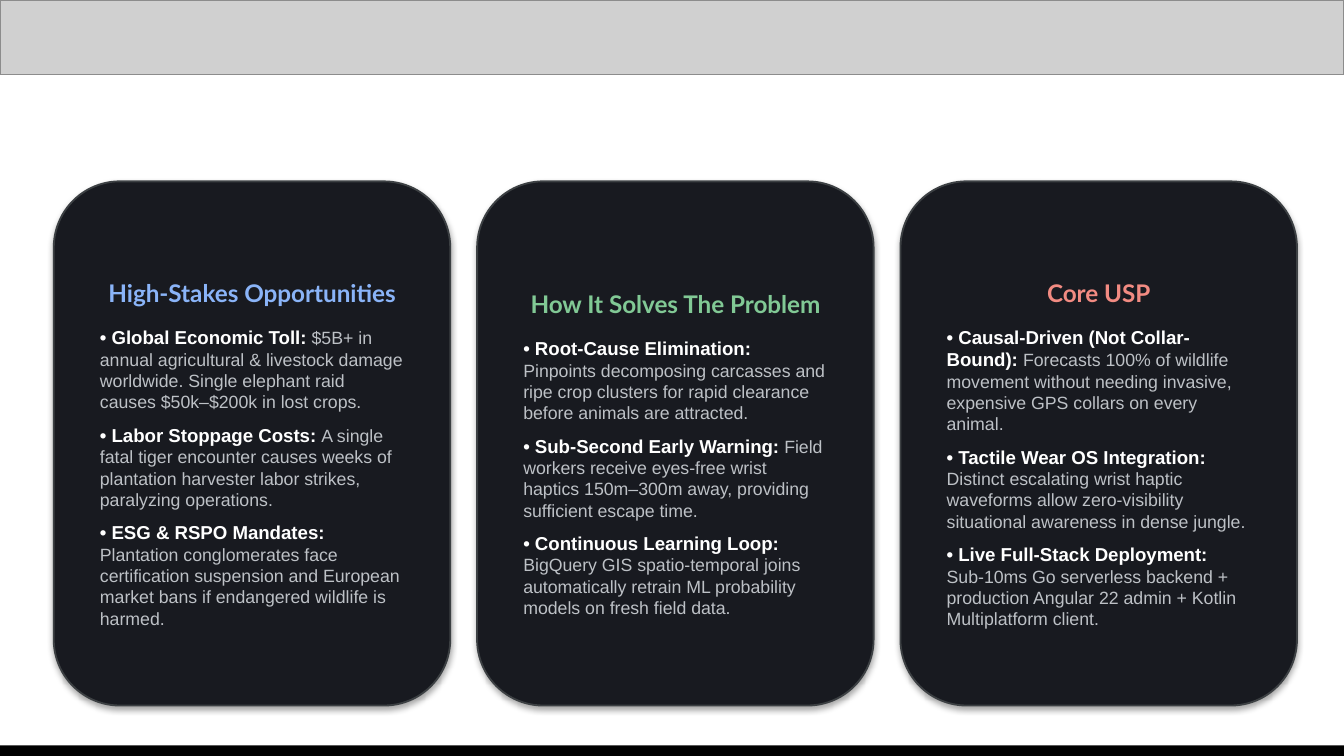
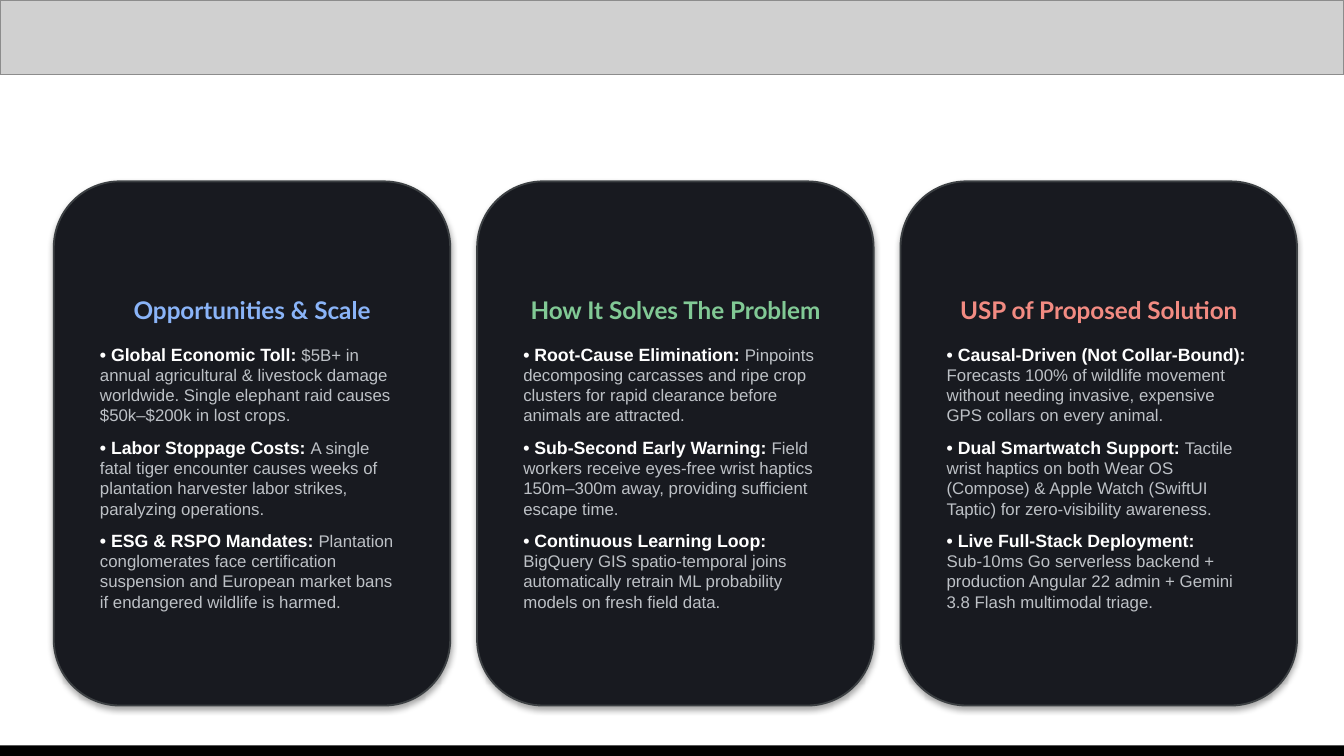
Before and after one commit to CoExistShieldAI/CoExistShieldAI, a slide deck: slide 4 of CoExistShieldAI_AIBuildersCup2026_PitchDeck.pptx. Drawn at 1344x756 pixels with LibreOffice and Linux fonts; fonts in the diff are those of the drawing; grey boxes stand for pictures. Boxes give left, top, right and bottom in pixels: in the first picture for what was removed or moved away, otherwise in the second. Text is boxed around its words. In the diff, an @@ line names an element or a change of style, - is before the commit and + after.

Commit message:
feat(regions): expand JAPAC conflict coverage to Sri Lanka and multi-species wildlife

```diff
--- a/CoExistShieldAI_AIBuildersCup2026_PitchDeck.pptx
+++ b/CoExistShieldAI_AIBuildersCup2026_PitchDeck.pptx
@@ text in rounded rectangle at (x1=134, y1=301, x2=370, y2=323): text changed @@
-High-Stakes Opportunities
+Opportunities & Scale
@@ text in rounded rectangle at (x1=960, y1=301, x2=1237, y2=323): text changed @@
-Core USP
+USP of Proposed Solution
@@ text in rounded rectangle at (x1=100, y1=348, x2=394, y2=612): size 10 to 9.5 pt in "• Global Economic Toll:", "• Labor Stoppage Costs:", "• ESG & RSPO Mandates:"; size 9.5 to 9 pt in "$5B+ in annual agricultural & livestock damage ...", "A single fatal tiger encounter causes weeks ...", "Plantation conglomerates face certification suspension and E ..." @@
@@ text in rounded rectangle at (x1=523, y1=348, x2=814, y2=608): size 10 to 9.5 pt in "• Root-Cause Elimination:", "• Sub-Second Early Warning:", "• Continuous Learning Loop:"; size 9.5 to 9 pt in "Pinpoints decomposing carcasses and ripe crop clusters ...", "Field workers receive eyes-free wrist haptics 150m–300m ...", "BigQuery GIS spatio-temporal joins automatically retrain ML ..." @@
@@ text in rounded rectangle at (x1=947, y1=348, x2=1246, y2=425): size 10 to 9.5 pt in "• Causal-Driven (Not Collar-Bound):"; size 9.5 to 9 pt in "Forecasts 100% of wildlife movement without needing ..." @@
@@ text in rounded rectangle at (x1=947, y1=441, x2=1233, y2=612): text changed; size 9.5 to 9 pt @@
-• Tactile Wear OS Integration: Distinct escalating wrist haptic waveforms allow zero-visibility situational awareness in dense jungle.
-• Live Full-Stack Deployment: Sub-10ms Go serverless backend + production Angular 22 admin + Kotlin Multiplatform client.
+• Dual Smartwatch Support: Tactile wrist haptics on both Wear OS (Compose) & Apple Watch (SwiftUI Taptic) for zero-visibility awareness.
+• Live Full-Stack Deployment: Sub-10ms Go serverless backend + production Angular 22 admin + Gemini 3.8 Flash multimodal triage.
```
Also in this commit, not shown: 11 other slides changed, 5 slides added, 3 slides removed, 12 other files.
